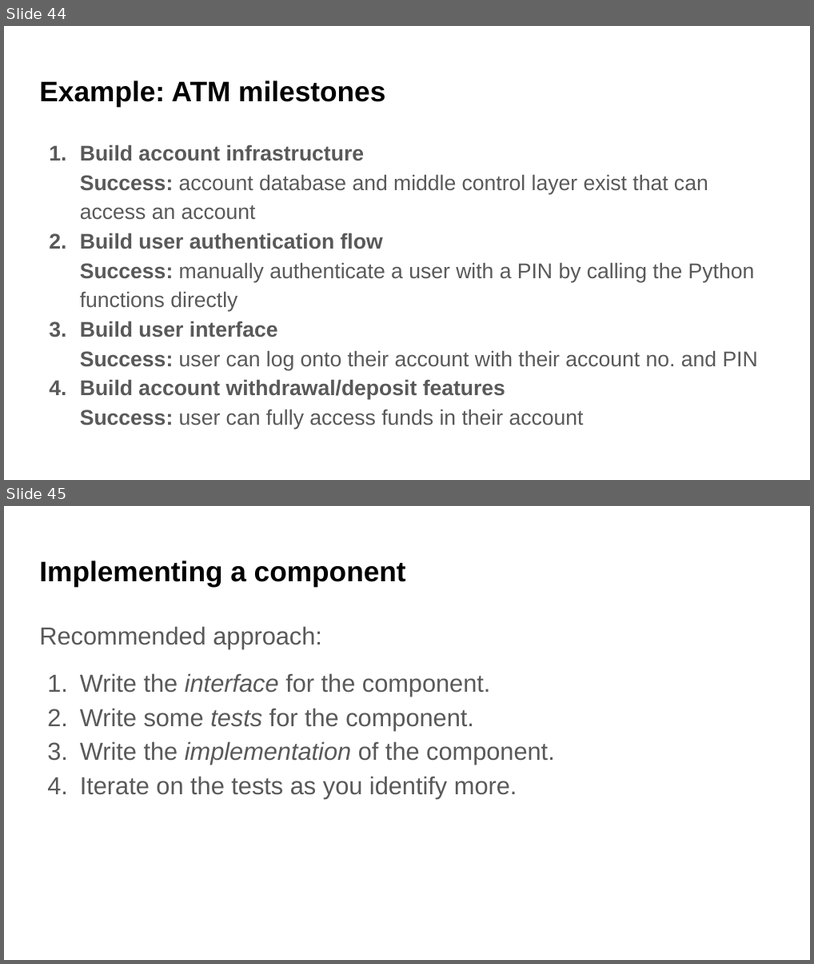
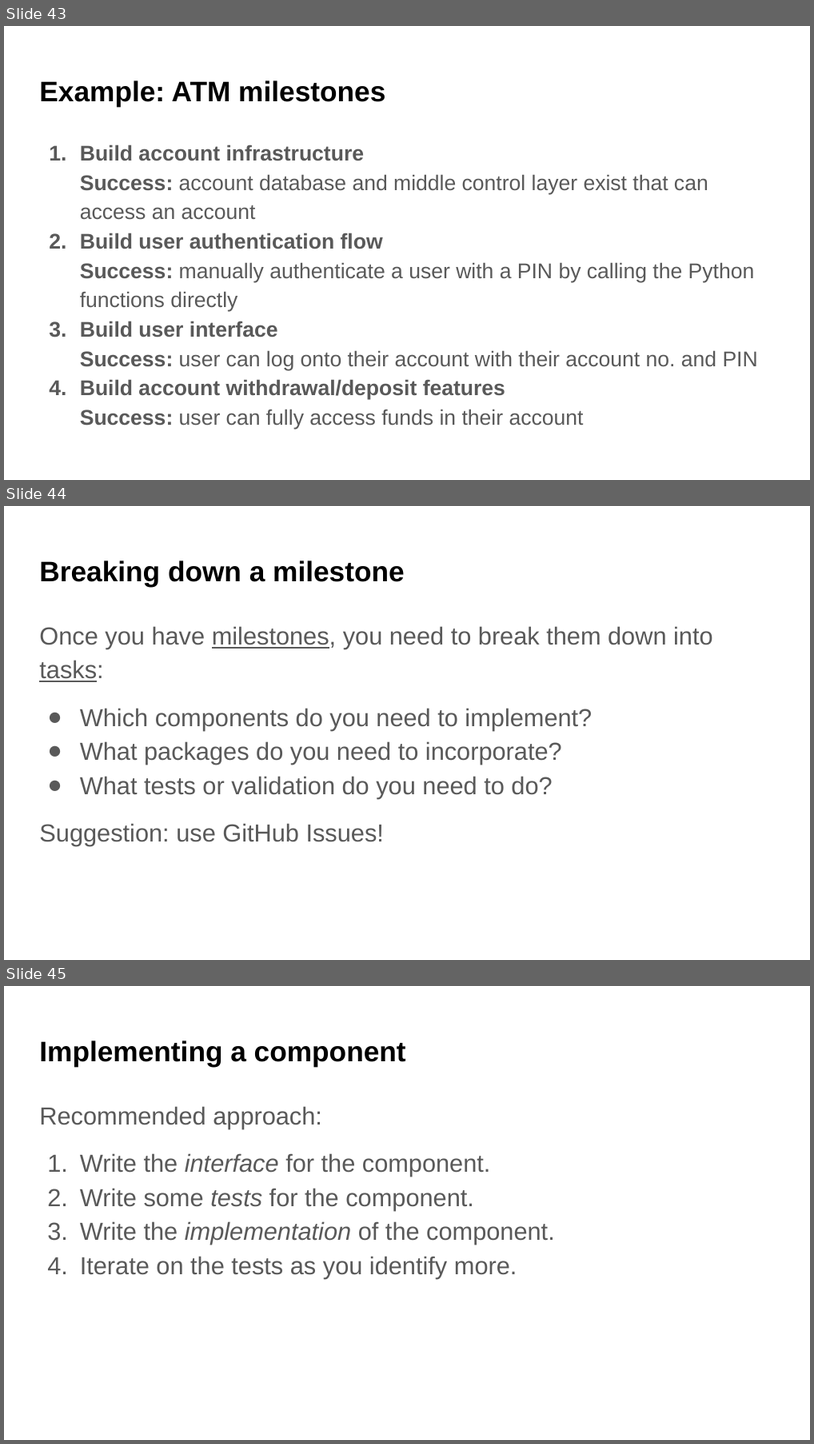
Before and after one commit to UWDATA515/lecture-materials, a slide deck: 07/DATA515_07_SoftwareDesign.pptx. Shown one above the other, each under a label of ours: slides 44 and 45 before the commit, slides 43, 44 and 45 after it. The pictures are 814x964 and 814x1444 pixels, drawn with LibreOffice and Linux fonts; fonts in the diff are those of the drawing; background and template pictures are left out. Boxes give left, top, right and bottom in pixels: in the first picture for what was removed or moved away, otherwise in the second. Text is boxed around its words. In the diff, an @@ line names an element or a change of style, - is before the commit and + after.

```diff
--- a/07/DATA515_07_SoftwareDesign.pptx
+++ b/07/DATA515_07_SoftwareDesign.pptx
@@ slide 44 added at bbox=[4, 506, 810, 960], background picture (left out) @@
@@ title added at bbox=[39, 560, 405, 586], 25.2 pt, text #000000, bold @@
+Breaking down a milestone
@@ text added at bbox=[39, 626, 714, 845], 22 pt, text #595959 @@
+Once you have milestones, you need to break them down into tasks:
+● Which components do you need to implement?
+● What packages do you need to incorporate?
+● What tests or validation do you need to do?
+Suggestion: use GitHub Issues!
@@ what was slide 44 is now slide 43 @@
```
Also in this commit, not shown: 6 slides changed, 1 other slide added, 4 other files.
